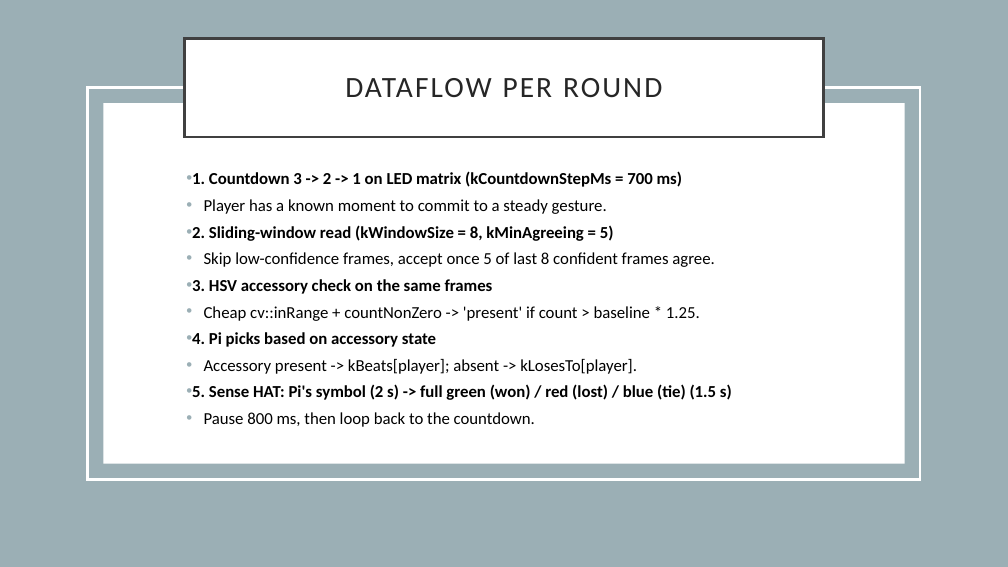
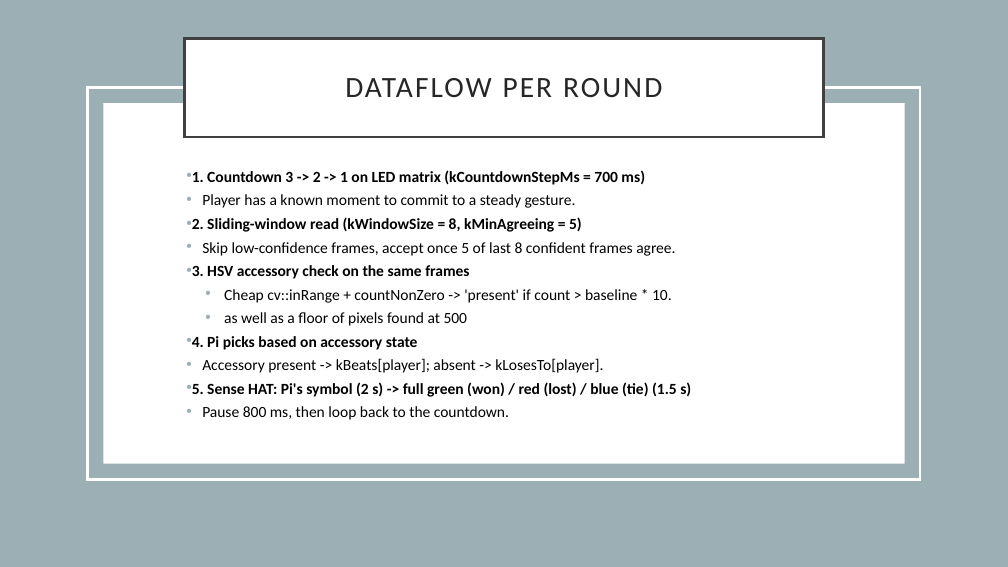
Before and after one commit to andreasranzmaier/EAI_Rock_Paper_Lose, a slide deck: slide 9 of presentation.pptx. Drawn at 1008x567 pixels with LibreOffice and Linux fonts; fonts in the diff are those of the drawing. Boxes give left, top, right and bottom in pixels: in the first picture for what was removed or moved away, otherwise in the second. Text is boxed around its words. In the diff, an @@ line names an element or a change of style, - is before the commit and + after.

```diff
--- a/presentation.pptx
+++ b/presentation.pptx
@@ text at (192, 170, 691, 420): size 16 to 14.8 pt in "1. Countdown 3 -> 2 -> 1 ...", "Player has a known moment to commit ...", "2. Sliding-window read (kWindowSize = 8, kMinAgreeing ...", "Skip low-confidence frames, accept once 5 of ..." and 5 more places; line spacing 0.8 to 0.7 @@
@@ text at (224, 289, 672, 326): text changed; size 16 to 14.8 pt @@
-• Cheap cv::inRange + countNonZero -> 'present' if count > baseline * 1.25.
+  • Cheap cv::inRange + countNonZero -> 'present' if count > baseline * 10.
+  • as well as a floor of pixels found at 500
```
Also in this commit, not shown: 4 other slides changed, 6 other files.
